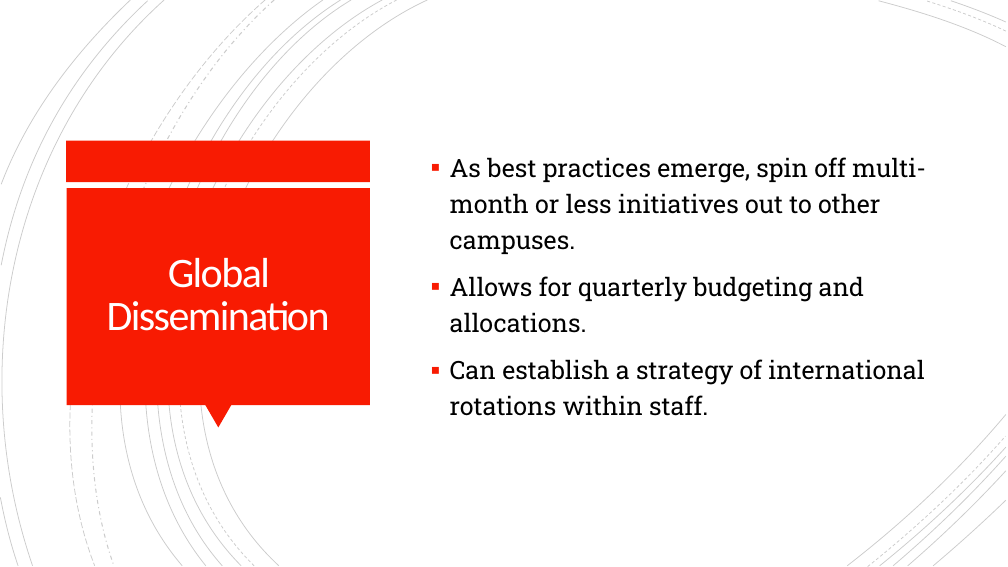
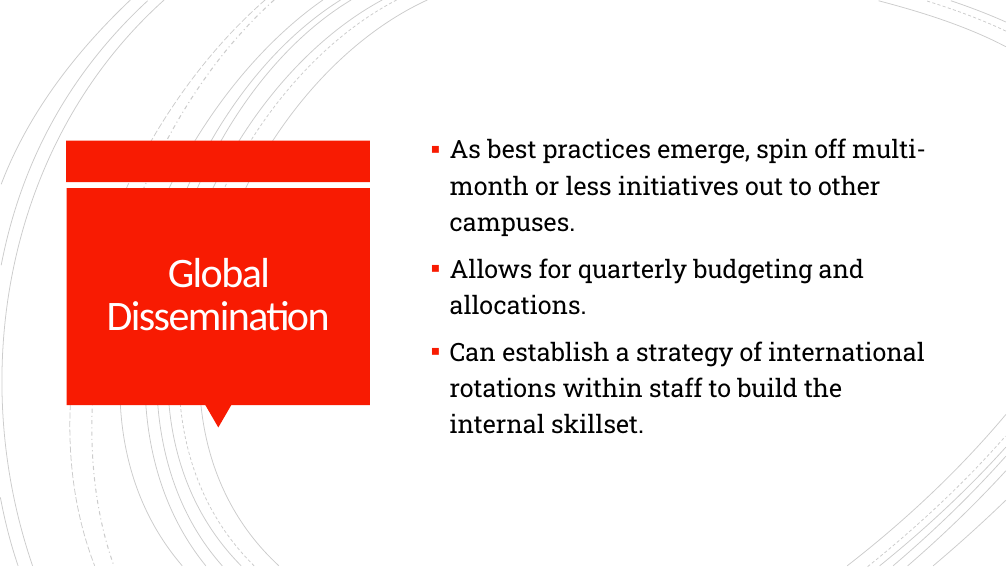
Before and after one commit to Chad-Ballay/Cybersecurity-work-class, a slide deck: slide 24 of classes/CIS312/project/outline_final.pptx (slide 21 before the commit). Drawn at 1008x567 pixels with LibreOffice and Linux fonts; fonts in the diff are those of the drawing. Boxes give left, top, right and bottom in pixels: in the first picture for what was removed or moved away, otherwise in the second. Text is boxed around its words. In the diff, an @@ line names an element or a change of style, - is before the commit and + after.

```diff
--- a/classes/CIS312/project/outline_final.pptx
+++ b/classes/CIS312/project/outline_final.pptx
@@ text at (x1=450, y1=341, x2=924, y2=434): text changed @@
-▪ Can establish a strategy of international rotations within staff.
+▪ Can establish a strategy of international rotations within staff to build the internal skillset.
```
Also in this commit, not shown: 6 other slides changed, 3 slides added, 1 other file.
